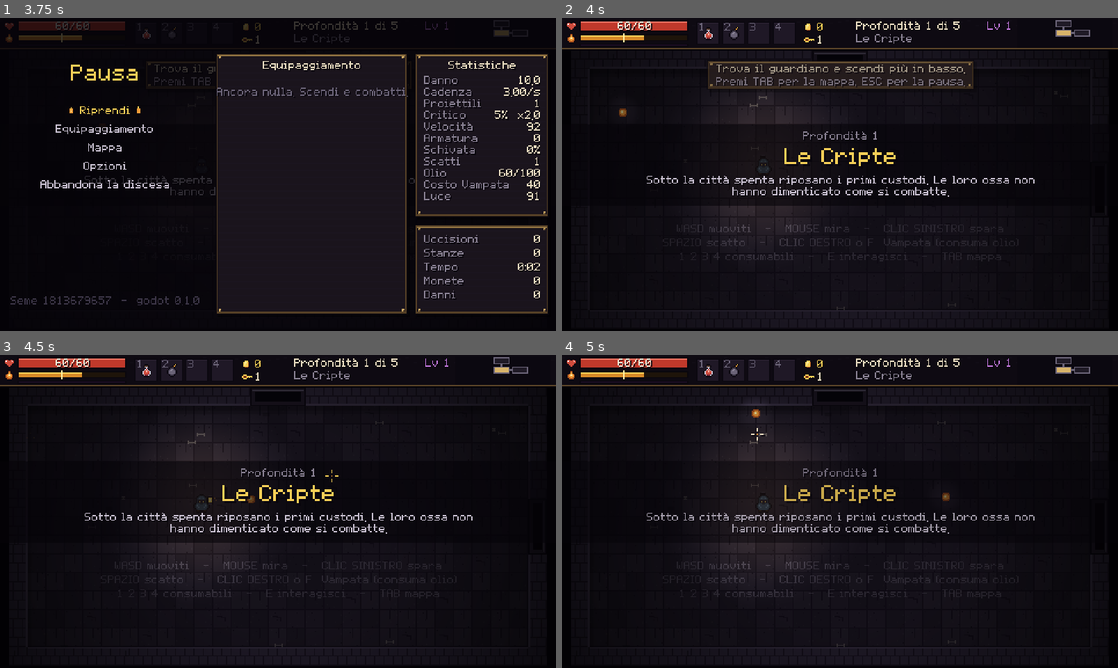
Above: before the commit, frames 1-4 (two rows, left to right).
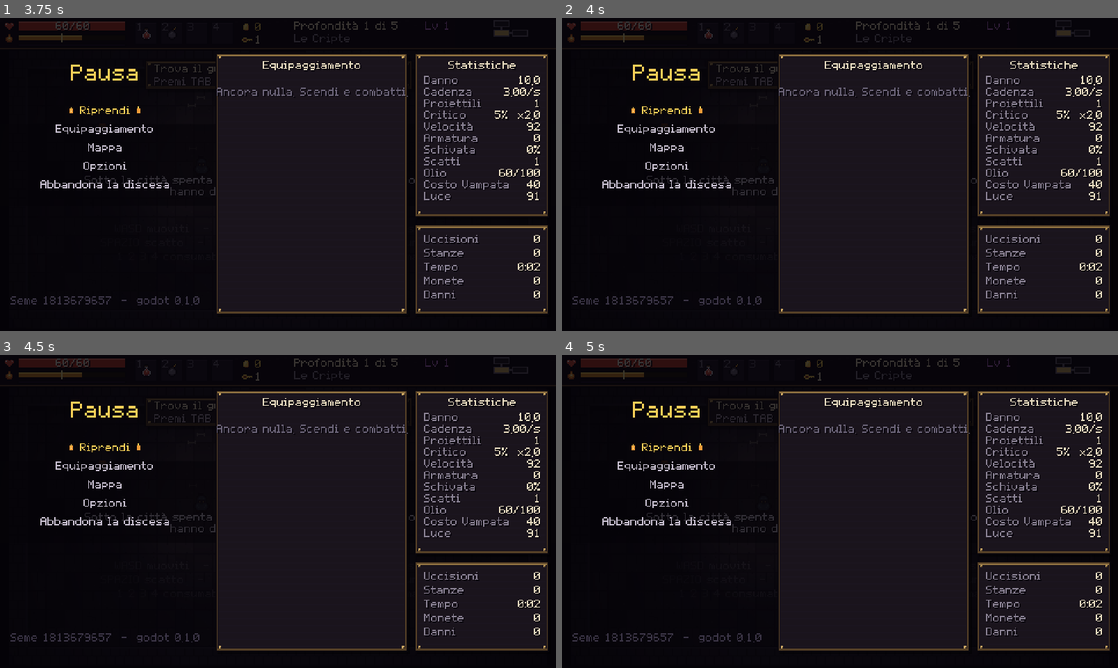
Above: after the commit, the same moments.

Repository: kalashnikxvxiii/last-lantern
Game: Godot game, scene res://ui/screens/boot.tscn
Two runs of this game, one before a commit and one after it. Both use one fixed random seed, a clock stepped at 60 frames per second and the inputs below.
Inputs (mouse positions are in pixels of both pictures, inside the frame that each line leads up to):
- Up to frame 1 (3.75 s): tap Enter (confirm) at 0.5, 0.6 s; move the mouse to (250, 237) at 0.52 s; hold W (move_up) 0.53-1.25 s; click (250, 237) at 0.67 s; tap Space (dash) at 0.8 s; drag from (444, 221) to (250, 237) at 1.27 s; move the mouse to (111, 127) at 2.02 s; hold A (move_left) 2.03-2.75 s; tap F (flare) at 2.1 s; click (111, 127) at 2.17 s; tap R (reroll) at 2.3 s; drag from (305, 174) to (111, 127) at 2.77 s; move the mouse to (194, 96) at 3.52 s; hold Escape (back) from 3.53 s (still down); hold Alt from 3.53 s (still down); click (194, 96) at 3.67 s
- Up to frame 2 (4 s): keep holding Escape (back); keep holding Alt; tap Keypad Enter at 3.8 s
- Up to frame 3 (4.5 s): tap Tab (map) at 4.15 s; release Escape (back) at 4.25 s; release Alt at 4.25 s; drag from (400, 495) to (194, 433) at 4.27 s
- Up to frame 4 (5 s): no input

Frame 1 is identical in both runs. In frame 2, 12% of the frame differs, in the area x 0-100%, y 0-96%; in frame 3, 9.7%; in frame 4, 10%.

Commit message:
Correzioni dalla revisione finale: croce del gamepad, salvataggio atomico, Alt+Invio, avvisi
Co-Authored-By: Claude Opus 5.5 <noreply@anthropic.com>

Diff:
--- a/godot/autoload/controls.gd
+++ b/godot/autoload/controls.gd
@@ -11,6 +11,7 @@
 	"slot_1": [KEY_1, KEY_KP_1], "slot_2": [KEY_2, KEY_KP_2], "slot_3": [KEY_3, KEY_KP_3], "slot_4": [KEY_4, KEY_KP_4],
 	"nav_up": [KEY_UP, KEY_W], "nav_down": [KEY_DOWN, KEY_S], "nav_left": [KEY_LEFT, KEY_A], "nav_right": [KEY_RIGHT, KEY_D],
 	"confirm": [KEY_ENTER, KEY_KP_ENTER, KEY_SPACE, KEY_E], "back": [KEY_ESCAPE, KEY_BACKSPACE], "reroll": [KEY_R],
+	"digit_1": [KEY_1], "digit_2": [KEY_2], "digit_3": [KEY_3], "digit_4": [KEY_4],
 }
 const PAD := {
 	"dash": [JOY_BUTTON_A, JOY_BUTTON_LEFT_SHOULDER], "flare": [JOY_BUTTON_B, JOY_BUTTON_RIGHT_SHOULDER],
@@ -158,10 +159,11 @@
 func down() -> bool: return _pressed("nav_down")
 func left() -> bool: return _pressed("nav_left")
 func right() -> bool: return _pressed("nav_right")
-func confirm() -> bool: return _pressed("confirm")
+func confirm() -> bool: return _pressed("confirm") and not Input.is_key_pressed(KEY_ALT)   # Alt+Invio: schermo intero
 func back() -> bool: return _pressed("back")
 func reroll() -> bool: return _pressed("reroll")
-func digit(i: int) -> bool: return _pressed("slot_%d" % i)
+# solo i tasti numerici (Input.hit('Digit' + n) nel JS): la croce del gamepad scorre e basta
+func digit(i: int) -> bool: return _pressed("digit_%d" % i)
 
 func slot() -> int:
 	for i in 4:
--- a/godot/autoload/game.gd
+++ b/godot/autoload/game.gd
@@ -20,6 +20,8 @@
 
 class ErrorLogger extends Logger:
 	func _log_error(function: String, file: String, line: int, code: String, rationale: String, editor_notify: bool, error_type: int, script_backtrace: Array[ScriptBacktrace]) -> void:
+		if error_type == ERROR_TYPE_WARNING:
+			return   # gli avvisi non sono errori del gioco
 		var g := (Engine.get_main_loop() as SceneTree).root.get_node_or_null("Game")
 		if g != null and g.error == "":
 			g.error = rationale if rationale != "" else code
--- a/godot/autoload/save.gd
+++ b/godot/autoload/save.gd
@@ -47,12 +47,20 @@
 			d[k] = int(d[k])
 	return d
 
+# scrive in un file temporaneo e lo sostituisce al salvataggio solo se tutto è
+# andato bene: con il disco pieno il salvataggio precedente resta intatto
+# (come localStorage.setItem nel JS, che fallisce senza toccare il valore vecchio)
 func write() -> bool:
-	var f := FileAccess.open(path, FileAccess.WRITE)
+	var tmp := path + ".new"
+	var f := FileAccess.open(tmp, FileAccess.WRITE)
 	if f == null:
 		return false   # storage non disponibile: come nel JS si ignora
 	f.store_string(JSON.stringify(data))
+	var ok := f.get_error() == OK
 	f.close()
+	if not ok or DirAccess.rename_absolute(tmp, path) != OK:
+		DirAccess.remove_absolute(tmp)
+		return false
 	return true
 
 func unlock_lantern(id: String) -> bool:
--- a/godot/tests/test_controls.gd
+++ b/godot/tests/test_controls.gd
@@ -30,3 +30,27 @@
 	Controls.end_tick()
 	check(not Controls.dash())
 	eq(Controls.slot(), -1)
+
+func test_alt_invio_non_conferma() -> void:
+	await (Engine.get_main_loop() as SceneTree).process_frame
+	# come sulla tastiera vera: prima Alt, poi Invio con il modificatore
+	var alt := InputEventKey.new()
+	alt.keycode = KEY_ALT
+	alt.physical_keycode = KEY_ALT
+	alt.pressed = true
+	Input.parse_input_event(alt)
+	var ev := InputEventKey.new()
+	ev.keycode = KEY_ENTER
+	ev.physical_keycode = KEY_ENTER
+	ev.alt_pressed = true
+	ev.pressed = true
+	Input.parse_input_event(ev)
+	Input.flush_buffered_events()
+	check(not Controls.confirm(), "Alt+Invio è lo schermo intero")
+	var up := ev.duplicate()
+	up.pressed = false
+	Input.parse_input_event(up)
+	var alt_up := alt.duplicate()
+	alt_up.pressed = false
+	Input.parse_input_event(alt_up)
+	Input.flush_buffered_events()
--- /dev/null
+++ b/godot/tests/test_game.gd
@@ -0,0 +1,13 @@
+extends TestCase
+# Barra degli errori: solo errori, non avvisi.
+
+func after() -> void:
+	Game.error = ""
+
+func test_gli_avvisi_non_sono_errori() -> void:
+	allow_errors()
+	Game.error = ""
+	push_warning("avviso di prova")
+	eq(Game.error, "")
+	push_error("errore di prova")
+	check(Game.error != "", "un errore vero va mostrato")
--- a/godot/tests/test_panels.gd
+++ b/godot/tests/test_panels.gd
@@ -63,3 +63,20 @@
 	Controls.sim = {"pressed": ["nav_right"]}
 	m.update()
 	eq(Save.data.settings.music, 0.6)
+
+func test_croce_del_gamepad_scorre_le_carte_senza_sceglierle() -> void:
+	Run.pending_levels = 1
+	play.open_level_up()
+	play.lock = 0.0
+	var ev := InputEventJoypadButton.new()
+	ev.button_index = JOY_BUTTON_DPAD_RIGHT
+	ev.pressed = true
+	Input.parse_input_event(ev)
+	Input.flush_buffered_events()
+	play.tick(Consts.DT)
+	var up := ev.duplicate()
+	up.pressed = false
+	Input.parse_input_event(up)
+	Input.flush_buffered_events()
+	eq(play.mode, "levelup", "la croce non deve scegliere un dono")
+	eq(play.sel, 1)
--- a/godot/tests/test_save.gd
+++ b/godot/tests/test_save.gd
@@ -58,3 +58,18 @@
 	Save.data.stats.runs = 3
 	check(not Save.write(), "la scrittura deve fallire")
 	eq(Save.data.stats.runs, 3, "i dati in memoria restano")
+
+func test_scrittura_atomica_non_distrugge_il_salvataggio() -> void:
+	# il salvataggio passa da un file temporaneo: se non si può scrivere,
+	# il file buono resta com'era e write() segnala il fallimento
+	allow_errors()
+	Save.load_save()
+	Save.data.stats.runs = 5
+	check(Save.write())
+	var tmp := ProjectSettings.globalize_path(P + ".new")
+	DirAccess.make_dir_absolute(tmp)
+	Save.data.stats.runs = 9
+	check(not Save.write(), "il temporaneo non si può creare")
+	DirAccess.remove_absolute(tmp)
+	Save.load_save()
+	eq(Save.data.stats.runs, 5, "il salvataggio precedente è intatto")
Not shown, added: godot/tests/test_game.gd.uid
Not shown, added: godot/tests/test_zz_probe.gd.uid
